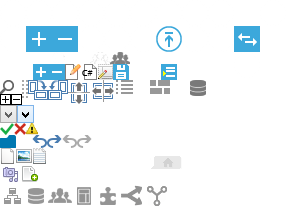
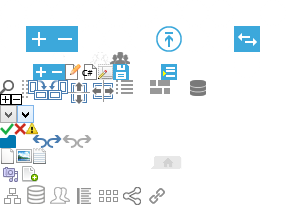
The second 286px x 208px image is a revision of the first. Changes to its layers:
painted on "Relation" over (147, 186, 167, 206)
painted on "ABtest" over (121, 185, 142, 206)
painted on "Modules" (2nd of 2, in "Sidebar") over (99, 187, 118, 205)
painted on "Sitetemplates" over (77, 187, 91, 205)
painted on "Memberships" (1st of 2, in "Sidebar") over (48, 187, 72, 204)
renamed "Databases" to "Database", painted on it over (27, 185, 45, 204)
painted on "Site cluster copy" over (5, 190, 20, 203)
